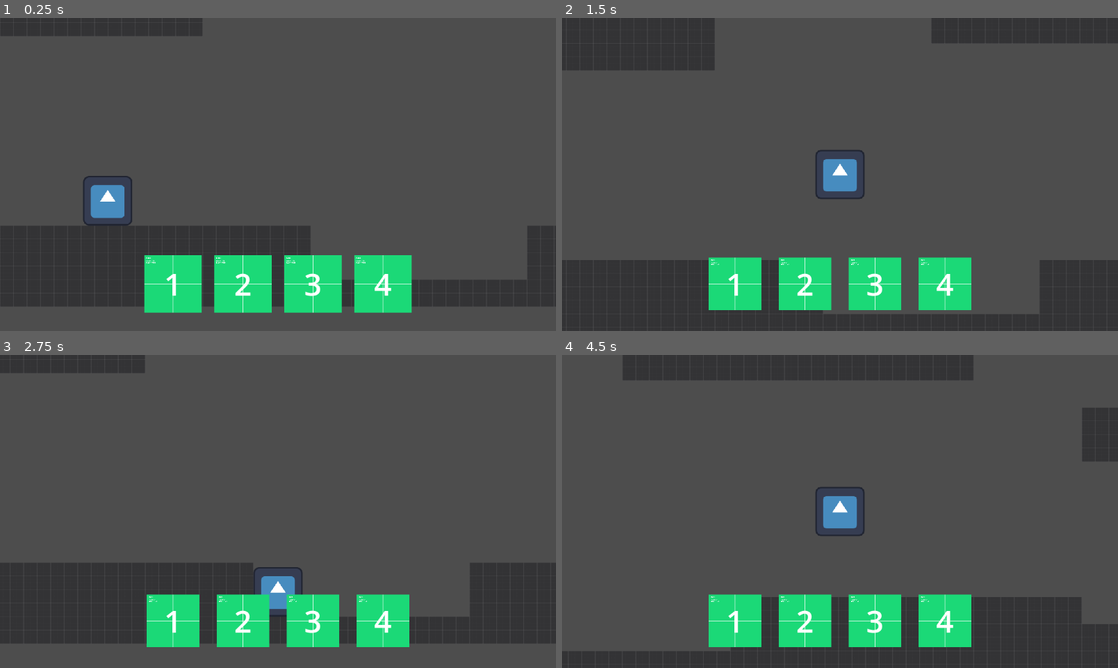
Above: before the commit, frames 1-4 (two rows, left to right).
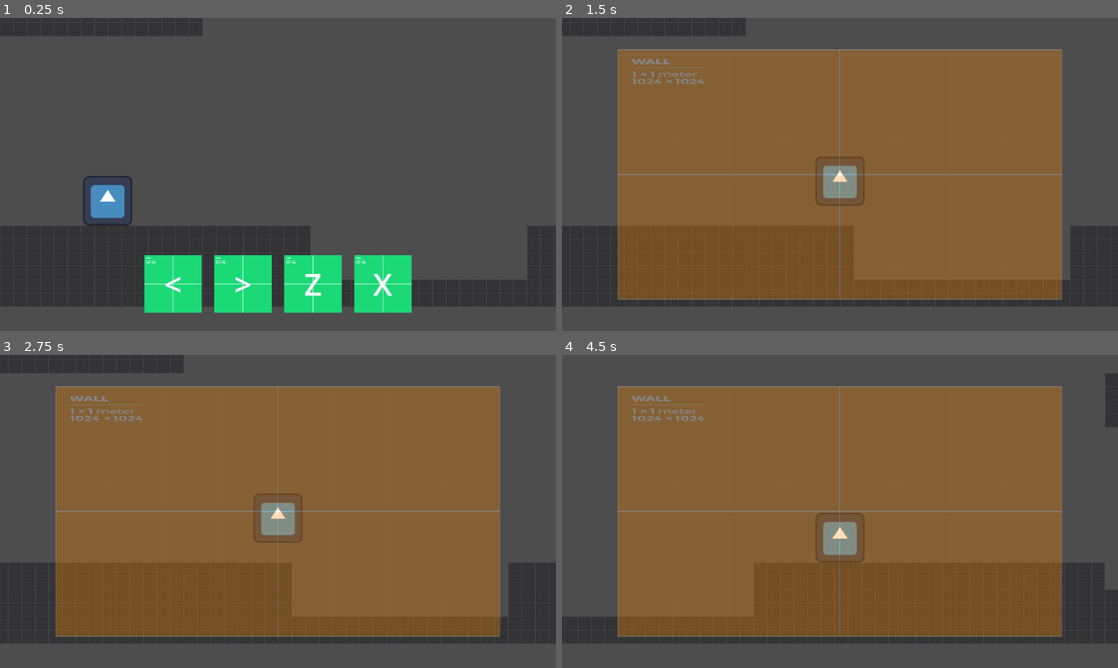
Above: after the commit, the same moments.

Repository: DionisisSchoinas/ldjam-58
Game: Godot game, scene res://scenes/levels/prototype_level.tscn
The game is run twice, just before and just after one commit, with the same random seed, the same clock (stepped at 60 frames per second) and the same inputs. The engine's default icon, where the game draws it, is replaced by a stand-in: a white triangle on a blue panel in a dark square.
Inputs:
- Up to frame 1 (0.25 s): no input
- Up to frame 2 (1.5 s): tap Enter at 0.5 s; hold D (d_right) from 0.53 s (still down); tap Z (button_1, bound only after the commit) at 0.6 s; tap Space (button_1, bound only before the commit) at 1.35 s
- Up to frame 3 (2.75 s): release D (d_right) at 2.03 s; hold A (d_left) from 2.03 s (still down); tap Z (button_1, bound only after the commit) at 2.1 s
- Up to frame 4 (4.5 s): release A (d_left) at 2.78 s; hold D (d_right) 2.78-4.28 s; tap Space (button_1, bound only before the commit) at 2.85, 4.35 s; tap Z (button_1, bound only after the commit) at 3.6 s; hold A (d_left) from 4.28 s (still down)

The runs differ from the first frame. In frame 1, 0.4% of the frame differs, in the area x 29-71%, y 81-89%; in frame 2, 76%; in frame 3, 66%; in frame 4, 78%, in the area x 0-100%, y 0-100%.

Commit message:
Added selection menu base and game pausability

Diff:
--- a/project.godot
+++ b/project.godot
@@ -30,31 +30,42 @@
 d_left={
 "deadzone": 0.2,
 "events": [Object(InputEventKey,"resource_local_to_scene":false,"resource_name":"","device":-1,"window_id":0,"alt_press …(191 unchanged characters)…
+, Object(InputEventKey,"resource_local_to_scene":false,"resource_name":"","device":-1,"window_id":0,"alt_pressed":false,"shift_pressed":false,"ctrl_pressed":false,"meta_pressed":false,"pressed":false,"keycode":0,"physical_keycode":4194319,"key_label":0,"unicode":0,"location":0,"echo":false,"script":null)
 ]
 }
 d_right={
 "deadzone": 0.2,
 "events": [Object(InputEventKey,"resource_local_to_scene":false,"resource_name":"","device":-1,"window_id":0,"alt_press …(192 unchanged characters)…
+, Object(InputEventKey,"resource_local_to_scene":false,"resource_name":"","device":-1,"window_id":0,"alt_pressed":false,"shift_pressed":false,"ctrl_pressed":false,"meta_pressed":false,"pressed":false,"keycode":0,"physical_keycode":4194321,"key_label":0,"unicode":0,"location":0,"echo":false,"script":null)
 ]
 }
 d_down={
 "deadzone": 0.2,
 "events": [Object(InputEventKey,"resource_local_to_scene":false,"resource_name":"","device":-1,"window_id":0,"alt_press …(192 unchanged characters)…
+, Object(InputEventKey,"resource_local_to_scene":false,"resource_name":"","device":-1,"window_id":0,"alt_pressed":false,"shift_pressed":false,"ctrl_pressed":false,"meta_pressed":false,"pressed":false,"keycode":0,"physical_keycode":4194322,"key_label":0,"unicode":0,"location":0,"echo":false,"script":null)
 ]
 }
 d_up={
 "deadzone": 0.2,
 "events": [Object(InputEventKey,"resource_local_to_scene":false,"resource_name":"","device":-1,"window_id":0,"alt_press …(192 unchanged characters)…
+, Object(InputEventKey,"resource_local_to_scene":false,"resource_name":"","device":-1,"window_id":0,"alt_pressed":false,"shift_pressed":false,"ctrl_pressed":false,"meta_pressed":false,"pressed":false,"keycode":0,"physical_keycode":4194320,"key_label":0,"unicode":0,"location":0,"echo":false,"script":null)
 ]
 }
 button_1={
 "deadzone": 0.2,
-"events": [Object(InputEventKey,"resource_local_to_scene":fa …(140 unchanged characters)… d":false,"keycode":0,"physical_keycode":32,"key_label":0,"unicode":32,"location":0,"echo":false,"script":null)
+"events": [Object(InputEventKey,"resource_local_to_scene":fa …(140 unchanged characters)… d":false,"keycode":0,"physical_keycode":90,"key_label":0,"unicode":122,"location":0,"echo":false,"script":null)
+, Object(InputEventKey,"resource_local_to_scene":false,"resource_name":"","device":-1,"window_id":0,"alt_pressed":false,"shift_pressed":false,"ctrl_pressed":false,"meta_pressed":false,"pressed":false,"keycode":0,"physical_keycode":79,"key_label":0,"unicode":111,"location":0,"echo":false,"script":null)
 ]
 }
-settings={
+button_2={
 "deadzone": 0.2,
-"events": [Object(InputEventKey,"resource_local_to_scene":fa …(140 unchanged characters)… d":false,"keycode":0,"physical_keycode":4194305,"key_label":0,"unicode":0,"location":0,"echo":false,"script":null)
+"events": [Object(InputEventKey,"resource_local_to_scene":fa …(140 unchanged characters)… d":false,"keycode":0,"physical_keycode":88,"key_label":0,"unicode":120,"location":0,"echo":false,"script":null)
+, Object(InputEventKey,"resource_local_to_scene":false,"resource_name":"","device":-1,"window_id":0,"alt_pressed":false,"shift_pressed":false,"ctrl_pressed":false,"meta_pressed":false,"pressed":false,"keycode":0,"physical_keycode":80,"key_label":0,"unicode":112,"location":0,"echo":false,"script":null)
+]
+}
+selection={
+"deadzone": 0.2,
+"events": [Object(InputEventKey,"resource_local_to_scene":false,"resource_name":"","device":-1,"window_id":0,"alt_pressed":false,"shift_pressed":false,"ctrl_pressed":false,"meta_pressed":false,"pressed":false,"keycode":0,"physical_keycode":32,"key_label":0,"unicode":32,"location":0,"echo":false,"script":null)
 ]
 }
 
--- a/scenes/game_overlay.tscn
+++ /dev/null
@@ -1,42 +0,0 @@
-[gd_scene load_steps=2 format=3 uid="uid://dv34dgh7go3f8"]
-
-[ext_resource type="PackedScene" uid="uid://ove2kbx55itx" path="res://scenes/power_toolbar_icon.tscn" id="1_7i0yb"]
-
-[node name="Control" type="Control"]
-layout_mode = 3
-anchors_preset = 15
-anchor_right = 1.0
-anchor_bottom = 1.0
-grow_horizontal = 2
-grow_vertical = 2
-
-[node name="MarginContainer" type="MarginContainer" parent="."]
-layout_mode = 1
-anchors_preset = -1
-anchor_left = 0.25
-anchor_top = 0.75
-anchor_right = 0.75
-anchor_bottom = 0.95
-
-[node name="powerMarginContainer" type="MarginContainer" parent="MarginContainer"]
-layout_mode = 2
-size_flags_vertical = 3
-size_flags_stretch_ratio = 0.4
-
-[node name="powerContainer" type="HBoxContainer" parent="MarginContainer/powerMarginContainer"]
-layout_mode = 2
-
-[node name="power1" parent="MarginContainer/powerMarginContainer/powerContainer" instance=ExtResource("1_7i0yb")]
-layout_mode = 2
-
-[node name="power2" parent="MarginContainer/powerMarginContainer/powerContainer" instance=ExtResource("1_7i0yb")]
-layout_mode = 2
-text = 2
-
-[node name="power3" parent="MarginContainer/powerMarginContainer/powerContainer" instance=ExtResource("1_7i0yb")]
-layout_mode = 2
-text = 3
-
-[node name="power4" parent="MarginContainer/powerMarginContainer/powerContainer" instance=ExtResource("1_7i0yb")]
-layout_mode = 2
-text = 4
--- a/scenes/levels/prototype_level.tscn
+++ b/scenes/levels/prototype_level.tscn
@@ -5,7 +5,7 @@
 [ext_resource type="Texture2D" uid="uid://bd87osyhf2hnj" path="res://assets/kenney_prototype_textures/dark/texture_01.png" id="2_6lfjr"]
 [ext_resource type="Script" uid="uid://rq7qh2cm7r1v" path="res://scripts/levels/map.gd" id="3_i5e4g"]
 [ext_resource type="PackedScene" uid="uid://cphg78tqpqcha" path="res://scenes/player.tscn" id="3_qd0o6"]
-[ext_resource type="PackedScene" uid="uid://dv34dgh7go3f8" path="res://scenes/game_overlay.tscn" id="6_7kxsd"]
+[ext_resource type="PackedScene" uid="uid://dv34dgh7go3f8" path="res://scenes/ui/game_overlay.tscn" id="6_7kxsd"]
 
 [sub_resource type="TileSetAtlasSource" id="TileSetAtlasSource_ibfnv"]
 texture = ExtResource("2_6lfjr")
--- /dev/null
+++ b/scenes/ui/game_overlay.tscn
@@ -0,0 +1,63 @@
+[gd_scene load_steps=4 format=3 uid="uid://dv34dgh7go3f8"]
+
+[ext_resource type="PackedScene" uid="uid://ove2kbx55itx" path="res://scenes/ui/power_toolbar_icon.tscn" id="1_7i0yb"]
+[ext_resource type="Script" uid="uid://dpnxs6b1mutcw" path="res://scripts/ui/hud.gd" id="1_ok1a4"]
+[ext_resource type="Texture2D" uid="uid://dissivn3oe4dx" path="res://assets/kenney_prototype_textures/orange/texture_01.png" id="3_4cufx"]
+
+[node name="HUD" type="Control"]
+process_mode = 3
+layout_mode = 3
+anchors_preset = 15
+anchor_right = 1.0
+anchor_bottom = 1.0
+grow_horizontal = 2
+grow_vertical = 2
+script = ExtResource("1_ok1a4")
+
+[node name="powerMarginContainer" type="MarginContainer" parent="."]
+unique_name_in_owner = true
+layout_mode = 1
+anchors_preset = -1
+anchor_left = 0.25
+anchor_top = 0.75
+anchor_right = 0.75
+anchor_bottom = 0.95
+grow_horizontal = 2
+grow_vertical = 2
+
+[node name="powerContainer" type="HBoxContainer" parent="powerMarginContainer"]
+layout_mode = 2
+
+[node name="power1" parent="powerMarginContainer/powerContainer" instance=ExtResource("1_7i0yb")]
+layout_mode = 2
+text = "<"
+
+[node name="power2" parent="powerMarginContainer/powerContainer" instance=ExtResource("1_7i0yb")]
+layout_mode = 2
+text = ">"
+
+[node name="power3" parent="powerMarginContainer/powerContainer" instance=ExtResource("1_7i0yb")]
+layout_mode = 2
+text = "Z"
+
+[node name="power4" parent="powerMarginContainer/powerContainer" instance=ExtResource("1_7i0yb")]
+layout_mode = 2
+text = "X"
+
+[node name="settingsMenuMarginContainer" type="MarginContainer" parent="."]
+unique_name_in_owner = true
+process_mode = 2
+layout_mode = 1
+anchors_preset = -1
+anchor_left = 0.1
+anchor_top = 0.1
+anchor_right = 0.9
+anchor_bottom = 0.9
+grow_horizontal = 2
+grow_vertical = 2
+
+[node name="TextureRect" type="TextureRect" parent="settingsMenuMarginContainer"]
+modulate = Color(1, 1, 1, 0.3137255)
+layout_mode = 2
+texture = ExtResource("3_4cufx")
+expand_mode = 2
--- a/scenes/power_toolbar_icon.tscn
+++ b/scenes/ui/power_toolbar_icon.tscn
@@ -1,6 +1,6 @@
 [gd_scene load_steps=6 format=3 uid="uid://ove2kbx55itx"]
 
-[ext_resource type="Script" uid="uid://dc2bjq2adirp2" path="res://scripts/power_toolbar_icon.gd" id="1_0jx2j"]
+[ext_resource type="Script" uid="uid://dc2bjq2adirp2" path="res://scripts/ui/power_toolbar_icon.gd" id="1_0jx2j"]
 [ext_resource type="Texture2D" uid="uid://cfhokjqiqcrcn" path="res://assets/kenney_prototype_textures/green/texture_01.png" id="1_nripl"]
 
 [sub_resource type="Animation" id="Animation_ok1a4"]
--- /dev/null
+++ b/scripts/ui/hud.gd
@@ -0,0 +1,18 @@
+extends Control
+
+@onready var power_container: MarginContainer = %powerMarginContainer
+@onready var settings_menu_container: MarginContainer = %settingsMenuMarginContainer
+
+func _ready():
+	power_container.visible = true
+	settings_menu_container.visible = false
+	get_tree().paused = false
+
+func _input(event: InputEvent):
+	if event.is_action_pressed("selection"):
+		flip_ui()
+
+func flip_ui():
+	power_container.visible = !power_container.visible
+	settings_menu_container.visible = !settings_menu_container.visible
+	get_tree().paused = !get_tree().paused
--- a/scripts/power_toolbar_icon.gd
+++ b/scripts/ui/power_toolbar_icon.gd
@@ -1,12 +1,12 @@
 extends MarginContainer
 
-@export var text = 1
+@export var text = "btn"
 
 @onready var animation_player: AnimationPlayer = %AnimationPlayer
 @onready var label: Label = %Label
 
 func _ready():
-	label.text = str(text)
+	label.text = text
 
 func _process(_delta):
 	if Input.is_action_just_pressed("button_1"):
Not shown, added: scripts/ui/hud.gd.uid
Renamed: scripts/power_toolbar_icon.gd.uid -> scripts/ui/power_toolbar_icon.gd.uid
